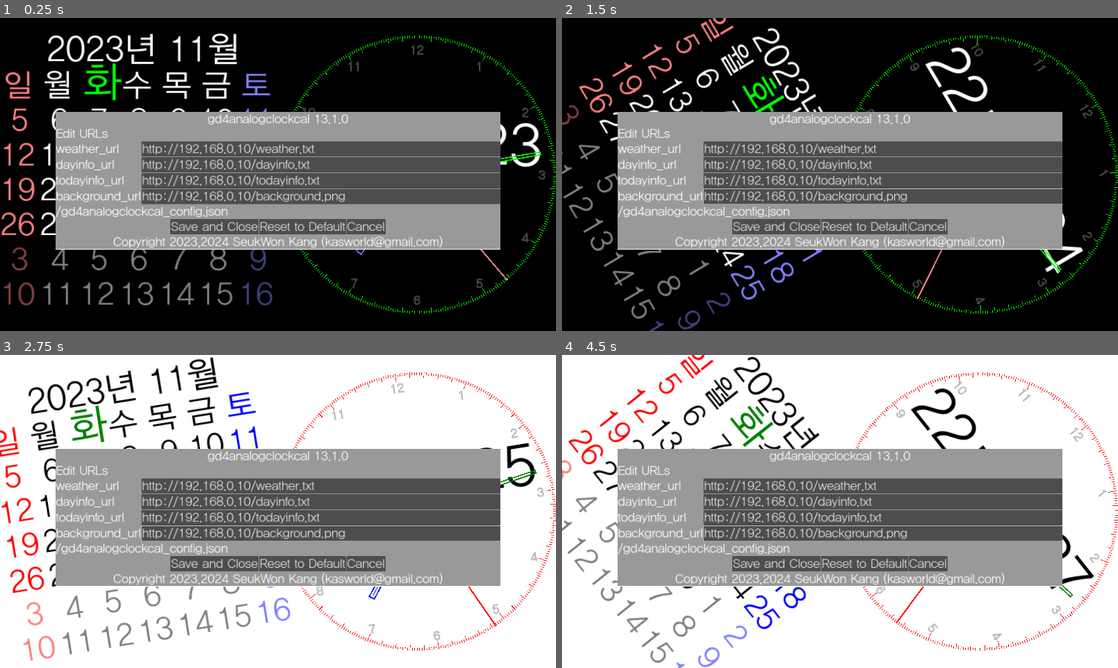
Above: before the commit, frames 1-4 (two rows, left to right).
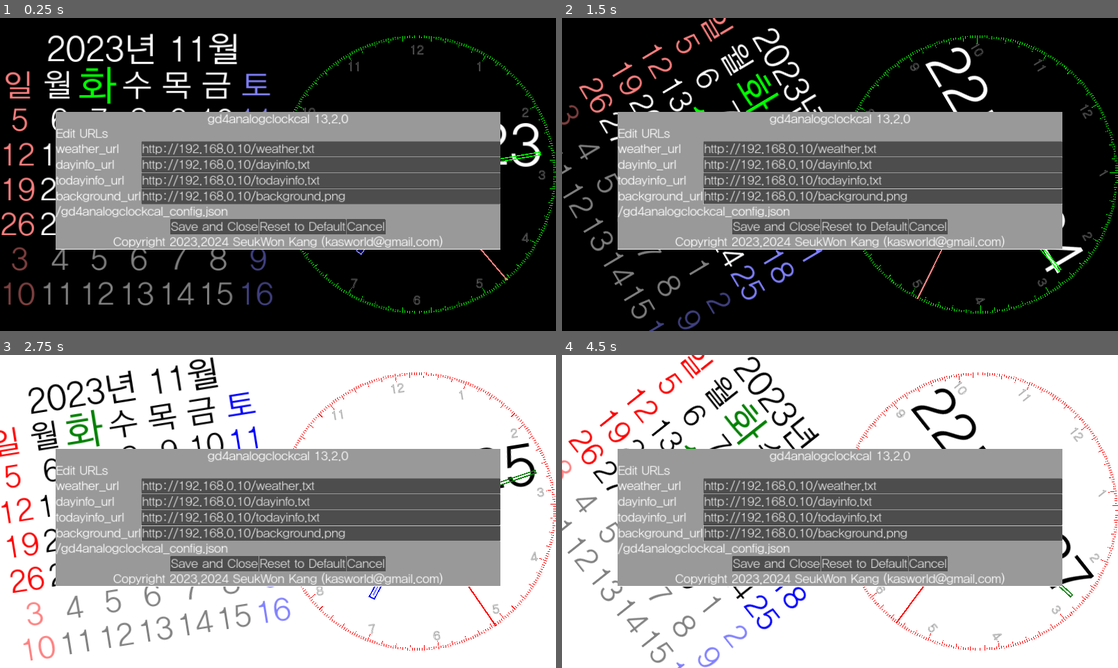
Above: after the commit, the same moments.

Repository: kasworld/gd4analogclockcal
Game: Godot game, scene res://main.tscn
Two runs of this game, one before a commit and one after it. Both use one fixed random seed, a clock stepped at 60 frames per second and the inputs below.
Inputs (mouse positions are in pixels of both pictures, inside the frame that each line leads up to):
- Up to frame 1 (0.25 s): no input
- Up to frame 2 (1.5 s): tap Enter at 0.5, 0.6, 1.35 s; move the mouse to (962, 158) at 0.52 s; click (962, 158) at 0.67 s; move the mouse to (728, 190) at 1.27 s; click (728, 190) at 1.42 s
- Up to frame 3 (2.75 s): move the mouse to (333, 442) at 2.02 s; tap Enter at 2.1 s; click (333, 442) at 2.17 s
- Up to frame 4 (4.5 s): move the mouse to (812, 574) at 2.77 s; tap Enter at 2.85, 3.6, 4.35 s; click (812, 574) at 2.92 s; move the mouse to (1006, 558) at 3.52 s; click (1006, 558) at 3.67 s; move the mouse to (673, 464) at 4.27 s; click (673, 464) at 4.42 s

The runs differ from the first frame. In frame 1, 0.5% of the frame differs, in the area x 14-61%, y 14-34%; in frame 2, 0.5%; in frame 3, 0.5%; in frame 4, 0.6%, in the area x 22-61%, y 15-34%.
Error in both runs: Attempt to call function 'store_line' in base 'null instance' on a null instance. (res://global/config.gd:13)

Commit message:
today pos adj

Diff:
--- a/calendar/calendar.gd
+++ b/calendar/calendar.gd
@@ -27,27 +27,31 @@
 		var week = 1
 		var co = Global2d.colors.weekday[wd]
 		var fsize = fh*0.9
+		var today_adj = Vector2(0,0)
 		if wd == today_dict["weekday"] :
 			co = Global2d.colors.today
 			fsize = fh *1.2
-		var pos = Vector2(fw*wd,fh*week) - csize/2 +offset+Vector2(fh/10 ,0)
+			today_adj = Vector2(-fsize/8,fsize/12)
+		var pos = Vector2(fw*wd,fh*week) - csize/2 +offset+Vector2(fh/10 ,0) + today_adj
 		var text =  Global2d.weekdaystring[wd]
 		draw_string(Global2d.font, pos , text, HORIZONTAL_ALIGNMENT_CENTER, -1,  fsize, co )
 
 	for week in range(2,8):
 		for wd in range(7):
-			var pos = Vector2(fw*wd,fh*week) - csize/2 +offset
 			var day_index_dict = Time.get_date_dict_from_unix_time(day_index)
-			var text = "%2d" % day_index_dict["day"]
 			var co = Global2d.colors.weekday[wd]
 			var fsize = fh*0.9
+			var today_adj = Vector2(0,0)
 			if day_index_dict["month"] != today_dict["month"]:
 				co = Global2d.make_shadow_color(co)
 			elif day_index_dict["day"] == today_dict["day"]:
 				co = Global2d.colors.today
 				fsize = fh*1.2
+				today_adj = Vector2(-fsize/6,fsize/12)
+			var text = "%2d" % day_index_dict["day"]
+			var pos = Vector2(fw*wd,fh*week) - csize/2 +offset + today_adj
+			draw_string(Global2d.font, pos , text, HORIZONTAL_ALIGNMENT_CENTER, -1,  fsize, co )
 			day_index += 24*60*60
-			draw_string(Global2d.font, pos , text, HORIZONTAL_ALIGNMENT_CENTER, -1,  fsize, co )
 
 func _draw() -> void:
 	draw_calendar()
--- a/main.gd
+++ b/main.gd
@@ -12,7 +12,7 @@
 	"background_url",
 	]
 var config = {
-	"version" : "gd4analogclockcal 13.1.0",
+	"version" : "gd4analogclockcal 13.2.0",
 	"weather_url" : "http://192.168.0.10/weather.txt",
 	"dayinfo_url" : "http://192.168.0.10/dayinfo.txt",
 	"todayinfo_url" : "http://192.168.0.10/todayinfo.txt",
